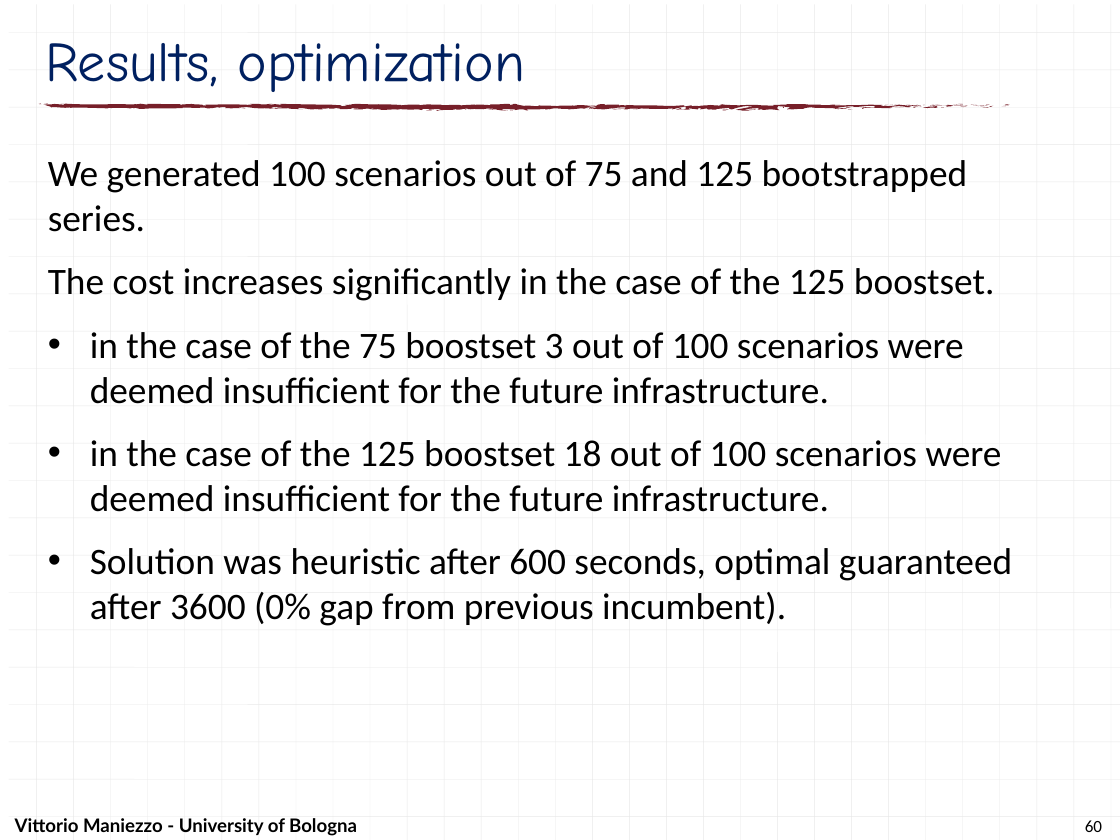
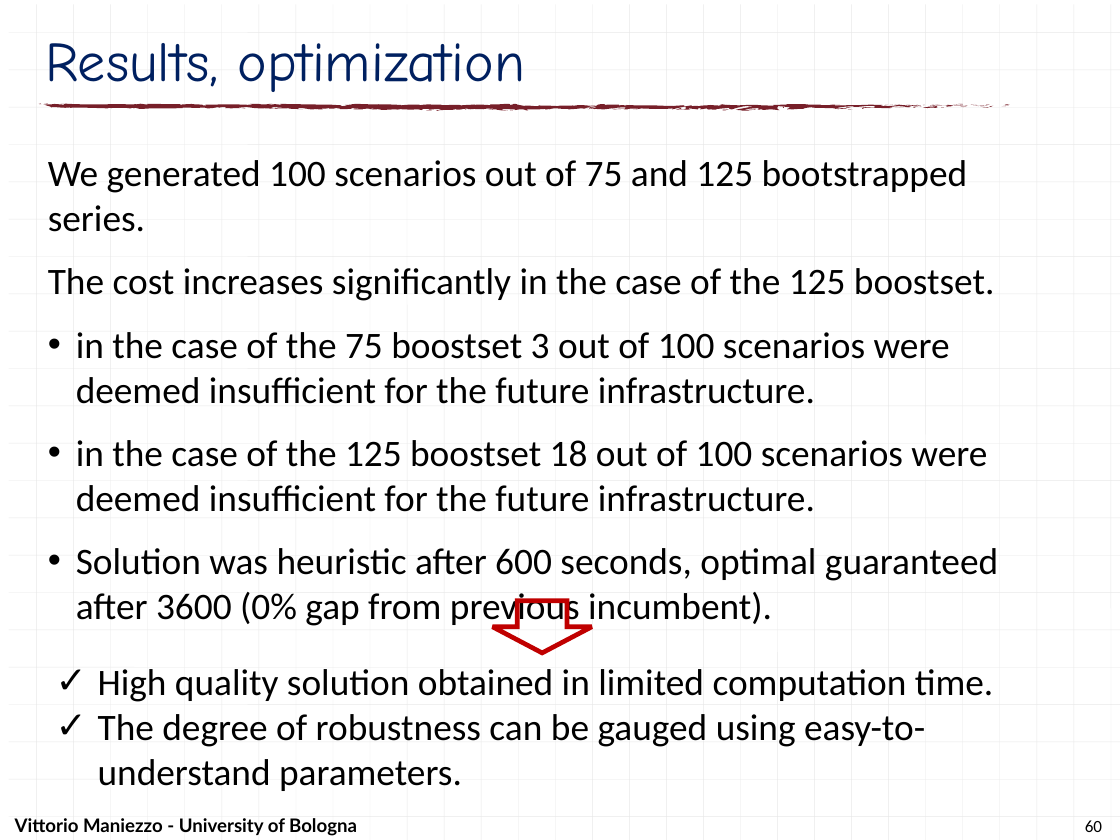
Before and after one commit to maniezzo/GDOforecast, a slide deck: slide 60 of doc/Schedulingseminar/schedulingSeminarXdock.pptx. Drawn at 1120x840 pixels with LibreOffice and Linux fonts; fonts in the diff are those of the drawing. Boxes give left, top, right and bottom in pixels: in the first picture for what was removed or moved away, otherwise in the second. Text is boxed around its words. In the diff, an @@ line names an element or a change of style, - is before the commit and + after.

```diff
--- a/doc/Schedulingseminar/schedulingSeminarXdock.pptx
+++ b/doc/Schedulingseminar/schedulingSeminarXdock.pptx
@@ text at (76,332,998,629): indent changed @@
@@ down arrow added at (493,600,592,653), outline #C00000 3 pt @@
@@ text added at (98,669,994,791), 24 pt, text #000000 @@
+✓ High quality solution obtained in limited computation time.
+✓ The degree of robustness can be gauged using easy-to-understand parameters.
```
Also in this commit, not shown: 8 other slides changed, 1 other file.
